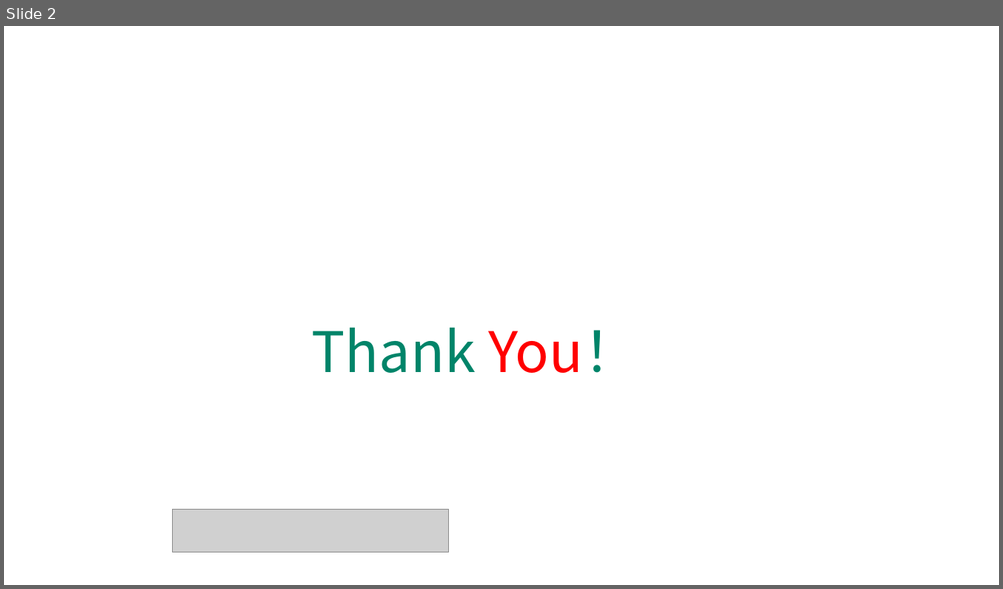
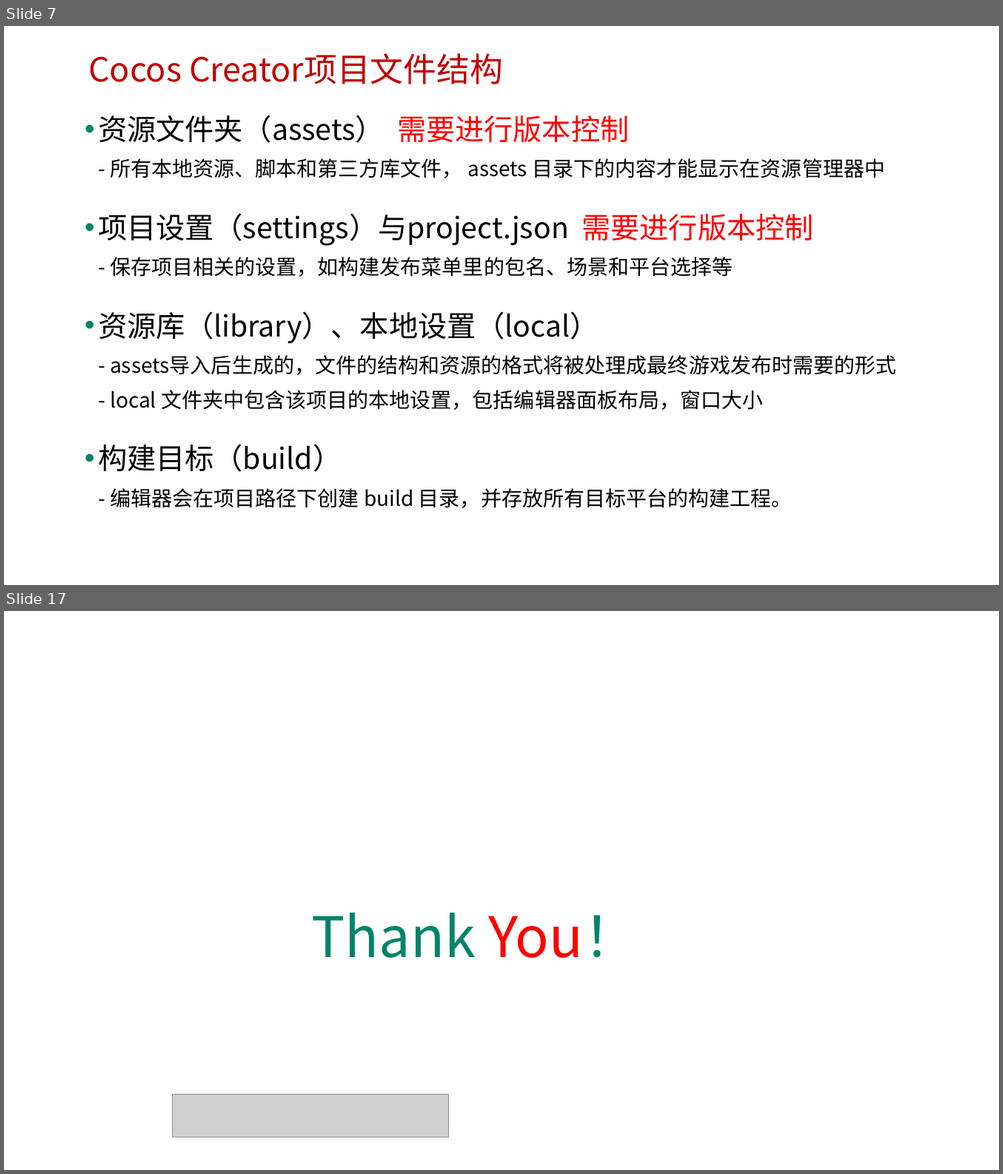
Before and after one commit to edu2act/course-H5-Animation-and-Game-Development, a slide deck: materials/slides/ch16.pptx. Shown one above the other, each under a label of ours: slide 2 before the commit, slides 7 and 17 after it; the slides between them are not shown. The pictures are 1003x589 and 1003x1174 pixels, drawn with LibreOffice and Linux fonts; fonts in the diff are those of the drawing; grey boxes stand for pictures; background and template pictures are left out. Boxes give left, top, right and bottom in pixels: in the first picture for what was removed or moved away, otherwise in the second. Text is boxed around its words. In the diff, an @@ line names an element or a change of style, - is before the commit and + after.

Commit message:
更新Cocos Creator部分内容

```diff
--- a/materials/slides/ch16.pptx
+++ b/materials/slides/ch16.pptx
@@ slide 7 added at (4, 26, 999, 585), background picture (left out) @@
@@ text added at (88, 53, 503, 84), 32 pt, text #C00000 @@
+Cocos Creator项目文件结构
@@ text added at (98, 115, 896, 508), 20 pt, text #000000 @@
+• 资源文件夹（assets） 需要进行版本控制
+  - 所有本地资源、脚本和第三方库文件， assets 目录下的内容才能显示在资源管理器中
+• 项目设置（settings）与project.json 需要进行版本控制
+  - 保存项目相关的设置，如构建发布菜单里的包名、场景和平台选择等
+• 资源库（library）、本地设置（local）
+  - assets导入后生成的，文件的结构和资源的格式将被处理成最终游戏发布时需要的形式
+  - local 文件夹中包含该项目的本地设置，包括编辑器面板布局，窗口大小
+• 构建目标（build）
+  - 编辑器会在项目路径下创建 build 目录，并存放所有目标平台的构建工程。
@@ what was slide 2 is now slide 17 @@
```
Also in this commit, not shown: 1 slide changed, 14 other slides added, 22 other files.
